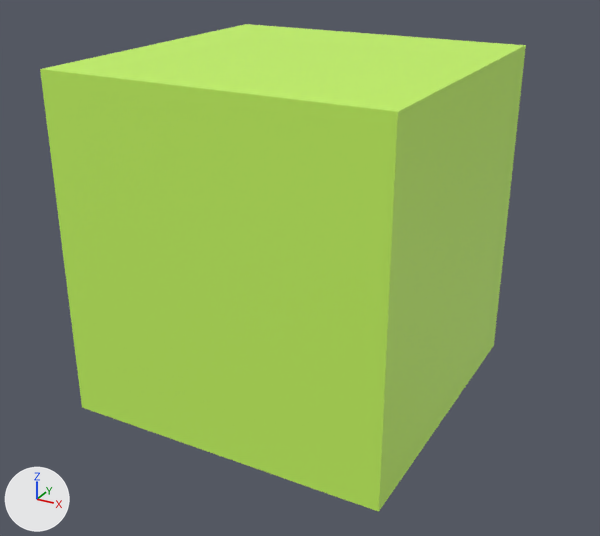
Before and after pictures for a commit that changed the glTF model fof/assets/models/objects/spawns/spawn_ally.glb.
The view is the same before and after, from a 50 mm lens placed at (0.554, -1.011, 0.916), pointed at (0.009, -0.022, 0.421). Lighting does not change. The marker at lower left points along +X, +Y and +Z. The first picture is the older version. Vertices at exactly the same position are counted once.

Objects in the first picture: 'SpawnAlly'.
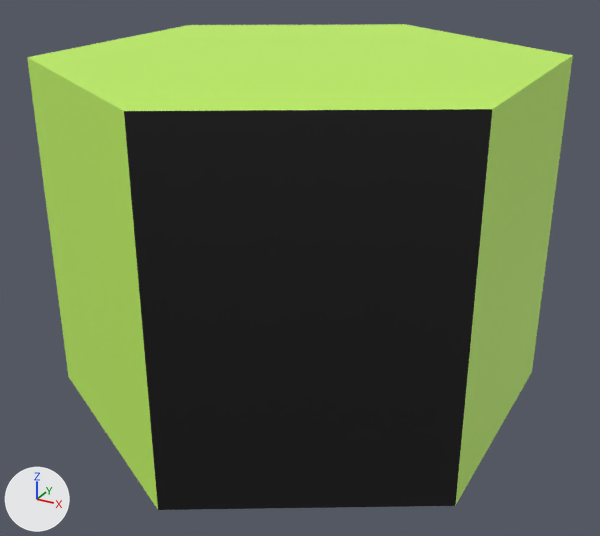
What differs and where, as boxes [x1, y1, x2, y2] in the pictures (600 x 536 px):
'SpawnAlly', reshaped (12% wider)
    before: [40, 24, 526, 512]
    after: [27, 24, 573, 510]

What changed in the scene script:
```text
Change me_cylinder:
    used by ob_spawnally; location = (0.0, 0.0, 0.0)
    remove me_cylinder.from_pydata(...)  # 8 vertices, 12 faces; spans x -0.242..0.242, y -0.242..0.242, z 0.225..0.725
    add me_cylinder.from_pydata(...)  # 12 vertices, 20 faces; spans x -0.321..0.321, y -0.371..0.371, z 0.225..0.725
    me_cylinder part 1: the whole mesh is rebuilt
```
